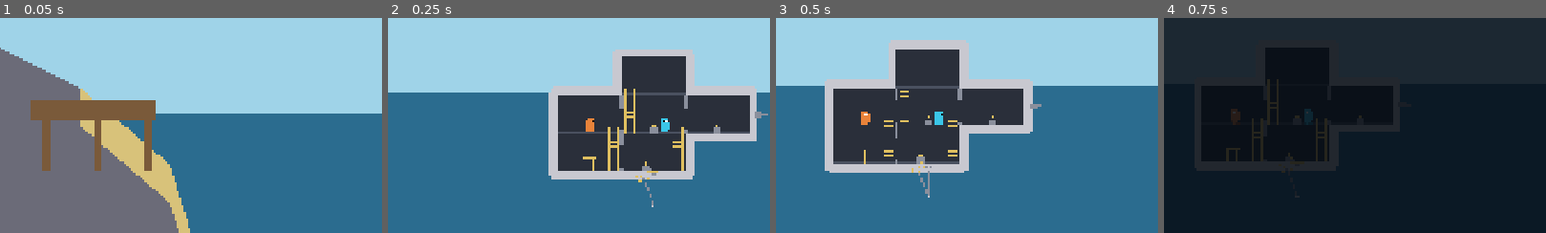
Above: before the commit, frames 1-4 (left to right).
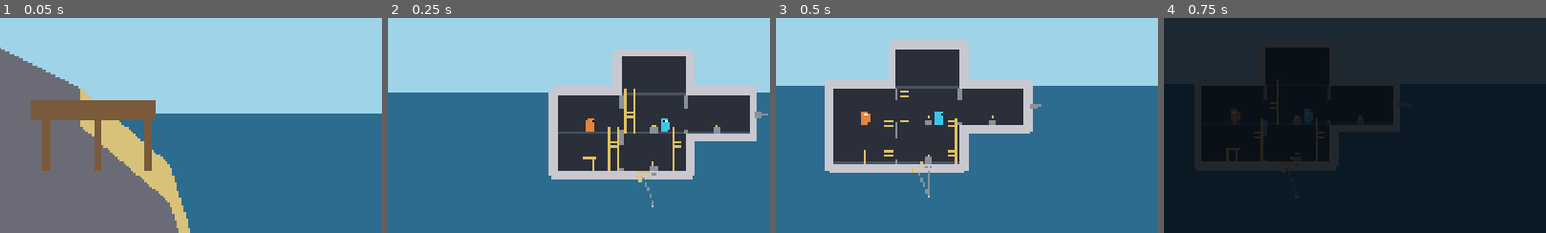
Above: after the commit, the same moments.

Repository: SnirNehemia/deeper
Game: Godot game, scene res://scenes/world.tscn
The game is run twice, just before and just after one commit, with the same random seed, the same clock (stepped at 60 frames per second) and the same inputs.
Inputs:
- Up to frame 1 (0.05 s): no input
- Up to frame 2 (0.25 s): no input
- Up to frame 3 (0.5 s): no input
- Up to frame 4 (0.75 s): tap Enter at 0.5 s; hold D from 0.53 s (still down); tap Tab at 0.6 s
The pictures show only the part of the screen within x 36-86%, y 26-76%; the shares and areas given below are measured in that part.

Frame 1 is identical in both runs. In frame 2, 0.4% of the frame differs, in the area x 64-78%, y 50-72%; in frame 3, 0.3%; in frame 4, 0.4%.

Commit message:
M4-4b tuning (Checkpoint 1 r2): narrower ladders + section-snapped elements
- Ladder width 1.0m -> 0.9m (HOLE_W), so hole/shaft/rails all narrow.
- Every in-room element now anchors to its authored section via
  SubGeometry.section_center_x (ROOM_SYSTEM.md §6), not a wall offset:
  helm/base-gun/claw stations s3, claw base b3, claw dropping hatch s2,
  storage cage s3. The claw now delivers catches to the s2 hatch.

Gun room left for M4-9 as planned (validate() rule 5 already enforces
its firing face must be exterior). All 23 suites green; world boots.

Co-Authored-By: Claude Opus 4.8 <noreply@anthropic.com>

Diff:
--- a/scripts/stations/claw_station.gd
+++ b/scripts/stations/claw_station.gd
@@ -19,6 +19,8 @@
 var anchor_local: Vector2 = Vector2.ZERO
 ## Sub-local y of the claw room floor, where dropped catches land (set by Sub).
 var drop_floor_y: float = 0.0
+## Sub-local x of the dropping hatch (section s2) where catches enter the hold.
+var hatch_x: float = 0.0
 
 ## Joint angles (radians). shoulder = 0 points the upper arm straight DOWN and
 ## swings to either side; elbow bends the forearm relative to the upper arm.
@@ -159,7 +161,7 @@
 		var item: SalvageItem = _caught[i]
 		if not is_instance_valid(item):
 			continue
-		var lx := (float(i) - (n - 1) * 0.5) * 30.0  # spread along the claw room floor
+		var lx := hatch_x + (float(i) - (n - 1) * 0.5) * 30.0  # spread around the s2 dropping hatch
 		var local := Vector2(lx, drop_floor_y - SalvageItem.RADIUS_PX)
 		item.call_deferred("drop_into_sub", sub, local)
 	_caught.clear()
--- a/scripts/sub/sub.gd
+++ b/scripts/sub/sub.gd
@@ -23,9 +23,10 @@
 const DOOR_H := 2.0 * PPM  # 96
 ## A low step on the floor in each doorway: crew hop to cross (playtest #2).
 const DOOR_STEP_H := 0.3 * PPM  # ~14
-## Ladder floor-opening width (matches the M3 holes); HOLE_HALF kept for crew.
-const HOLE_W := 1.0 * PPM   # 48
-const HOLE_HALF := HOLE_W * 0.5  # 24
+## Ladder floor-opening / shaft width (the visible ladder width); HOLE_HALF
+## kept for crew centering. 0.9m (narrowed from 1.0m at Checkpoint 1).
+const HOLE_W := 0.9 * PPM   # 43.2
+const HOLE_HALF := HOLE_W * 0.5  # 21.6
 
 ## Uniform cell size (one room), from the grid constants.
 const CELL_W := SubGrid.CELL_W_PX  # 180
@@ -98,6 +99,7 @@
 var _claw_seat: Vector2 = Vector2.ZERO
 var _claw_anchor: Vector2 = Vector2.ZERO
 var _claw_drop_floor_y: float = 0.0
+var _claw_hatch: Vector2 = Vector2.ZERO
 var _storage_pen: Vector2 = Vector2.ZERO
 var _respawn_local: Vector2 = Vector2.ZERO
 
@@ -203,37 +205,47 @@
 
 # --- Seat / anchor positions (sub-local), computed once from the geometry ---
 
+## Sub-local x of a given section within a room (1..5), via the compiler.
+func _section_x(room: SubGeometry.Room, section: int) -> float:
+	return SubGeometry.section_center_x(room.rect.position.x, section)
+
+## Element positions are anchored to their authored section (ROOM_SYSTEM.md §6),
+## never to a wall offset — so they line up on the section grid.
 func _compute_anchors() -> void:
 	var crew_half := PlaceholderArt.CREW_HEIGHT_M * PPM * 0.5
 
+	# Control room (helm): station in s3.
 	var helm := _room_by_id("helm")
 	if helm != null:
-		_helm_seat = Vector2(helm.rect.get_center().x, helm.rect.position.y + helm.rect.size.y - crew_half)
+		var floor_y := helm.rect.position.y + helm.rect.size.y
+		_helm_seat = Vector2(_section_x(helm, 3), floor_y - crew_half)
 		# Bow torpedo tube: just off the helm room's outer (bow) wall, mid-height.
+		# (The base M2 gun; the proper wall-mounted gun room arrives at M4-9.)
 		_turret_tube = Vector2(helm.rect.position.x + helm.rect.size.x + 36.0,
 			helm.rect.get_center().y)
 
-	# The base gunner seat lives in the "room" (middle flex room).
+	# Base gun room (the middle "room"): gunner station in s3.
 	var middle := _room_by_id("room")
 	if middle != null:
-		_turret_seat = Vector2(middle.rect.get_center().x,
+		_turret_seat = Vector2(_section_x(middle, 3),
 			middle.rect.position.y + middle.rect.size.y - crew_half)
 
+	# Claw room: station in s3, claw base at b3 (bottom of s3), dropping hatch
+	# at s2 (ROOM_SYSTEM.md §6).
 	var claw_room := _room_by_id("claw_room")
 	if claw_room != null:
-		_claw_seat = Vector2(claw_room.rect.get_center().x - 30.0,
-			claw_room.rect.position.y + claw_room.rect.size.y - crew_half)
-		# Keel anchor: bottom-center of the claw room belly (below its floor slab).
-		_claw_anchor = Vector2(claw_room.rect.get_center().x,
-			claw_room.rect.position.y + claw_room.rect.size.y + WALL_T)
-		_claw_drop_floor_y = claw_room.rect.position.y + claw_room.rect.size.y
-
+		var floor_y := claw_room.rect.position.y + claw_room.rect.size.y
+		_claw_seat = Vector2(_section_x(claw_room, 3), floor_y - crew_half)
+		# Keel anchor (claw base, b3): bottom of s3, below the floor slab.
+		_claw_anchor = Vector2(_section_x(claw_room, 3), floor_y + WALL_T)
+		_claw_drop_floor_y = floor_y
+		# Dropping hatch in s2 — where the arm delivers catches into the hold.
+		_claw_hatch = Vector2(_section_x(claw_room, 2), floor_y)
+
+	# Storage room: cage in s3 (upgrades add cages to s4 then s2).
 	var storage := _room_by_id("storage")
 	if storage != null:
-		# The storage cage sits in section s3 (ROOM_SYSTEM.md §6 — the centre
-		# section; upgrades add cages to s4 then s2). Section-aligned, not the
-		# old M3 wall-offset.
-		_storage_pen = Vector2(SubGeometry.section_center_x(storage.rect.position.x, 3),
+		_storage_pen = Vector2(_section_x(storage, 3),
 			storage.rect.position.y + storage.rect.size.y - 27.0)
 
 	# Respawn in the conning tower — the safest, last-to-flood spot.
@@ -256,10 +268,10 @@
 	return _claw_anchor
 func claw_drop_floor_y() -> float:
 	return _claw_drop_floor_y
-## The keel drop hatch on the claw room floor, where the claw delivers catches
-## into the hold (sub-local).
+## The dropping hatch on the claw room floor (section s2), where the claw
+## delivers catches into the hold (sub-local).
 func hold_hatch_local() -> Vector2:
-	return Vector2(_claw_anchor.x, _claw_drop_floor_y)
+	return _claw_hatch
 ## A sub-local spot in the conning tower for a respawning crew member to stand.
 func respawn_local() -> Vector2:
 	return _respawn_local
@@ -630,5 +642,6 @@
 	claw.position = _claw_seat
 	claw.anchor_local = _claw_anchor
 	claw.drop_floor_y = _claw_drop_floor_y
+	claw.hatch_x = _claw_hatch.x
 	add_child(claw)
 	_visual.claw = claw
--- a/scripts/sub/sub_geometry.gd
+++ b/scripts/sub/sub_geometry.gd
@@ -27,8 +27,9 @@
 const DOOR_H := 2.0 * PPM  # 96
 ## A doorway's low floor lip the crew hop over (M3 playtest #2).
 const DOOR_STEP_H := 0.3 * PPM  # ~14
-## Width of a ladder floor-opening (matches the M3 conning/lower-deck holes).
-const HOLE_W := 1.0 * PPM  # 48
+## Width of a ladder floor-opening / shaft (the visible ladder width). 0.9m
+## (narrowed from 1.0m at Checkpoint 1, Snir).
+const HOLE_W := 0.9 * PPM  # 43.2
 ## How far a ladder shaft pokes UP into the room above its floor opening — the
 ## grab overlap so a crew standing up there can catch the ladder. Halved at
 ## Checkpoint 1 (Snir: the ladder stuck up into the room above too far).
--- a/scripts/sub/sub_visual.gd
+++ b/scripts/sub/sub_visual.gd
@@ -126,7 +126,7 @@
 	draw_rect(Rect2(cx - 14.0, floor_y - 22.0, 28.0, 22.0), PlaceholderArt.SUB_STRUCTURE)
 	draw_circle(Vector2(cx, floor_y - 30.0), 6.0, PlaceholderArt.LADDER_COLOR)
 
-	var hx := claw.anchor_local.x
+	var hx := claw.hatch_x  # dropping hatch sits in section s2
 	var hw := 22.0
 	draw_rect(Rect2(hx - hw, floor_y - 3.0, hw * 2.0, 6.0), PlaceholderArt.SUB_INTERIOR)
 	draw_line(Vector2(hx - hw, floor_y), Vector2(hx + hw, floor_y),
Not shown, changed: DECISIONS.md
Not shown, changed: STATUS.md
